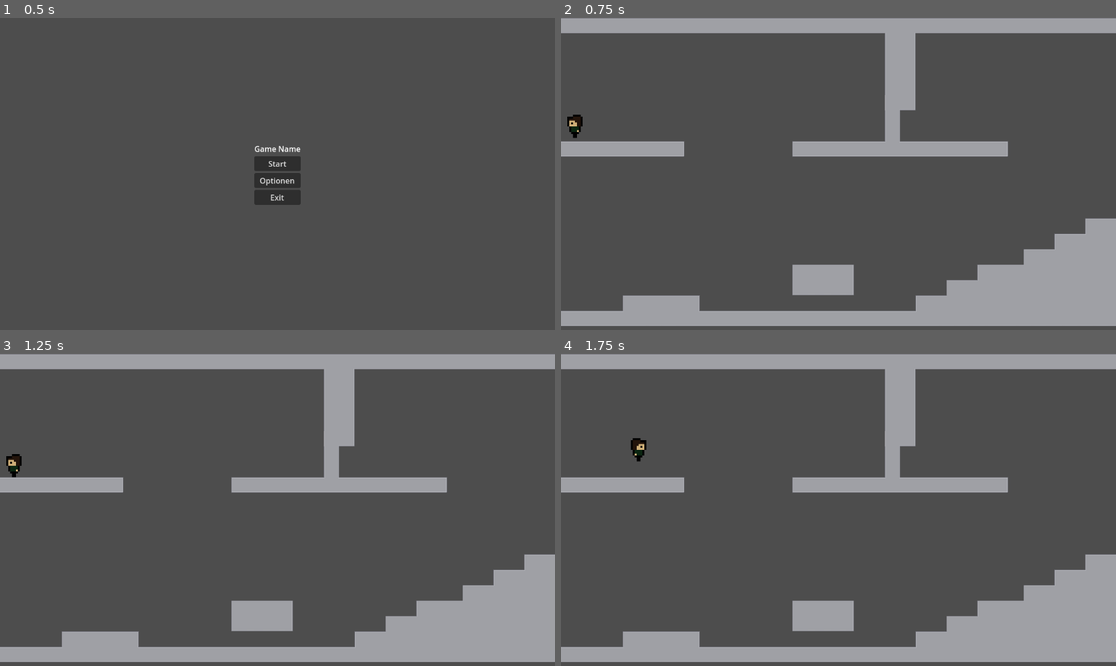
Above: before the commit, frames 1-4 (two rows, left to right).
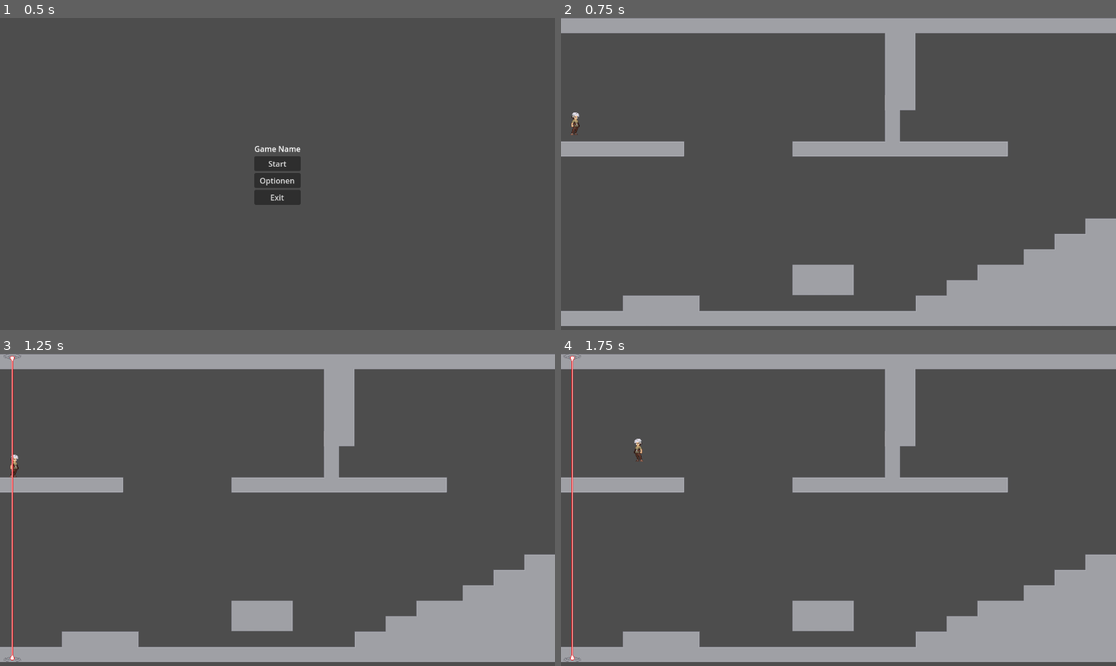
Above: after the commit, the same moments.

Repository: CelerityTAS/RostEntfernerTMLLC
Game: Godot game, scene res://scenes/menus/mainmenu.tscn
Two runs of this game, one before a commit and one after it. Both use one fixed random seed, a clock stepped at 60 frames per second and the inputs below.
Inputs:
- Up to frame 1 (0.5 s): no input
- Up to frame 2 (0.75 s): click "Start" at 0.5 s
- Up to frame 3 (1.25 s): no input
- Up to frame 4 (1.75 s): tap Enter (ui_accept) at 1.25, 1.35 s; hold D (right) from 1.28 s (still down); tap W (jump) at 1.52 s

Frame 1 is identical in both runs. In frame 2, 0.2% of the frame differs, in the area x 1-4%, y 30-39%; in frame 3, 0.5%; in frame 4, 0.6%, in the area x 0-16%, y 0-99%.

Commit message:
added laser and controll node

Diff:
--- /dev/null
+++ b/Rostentferner/scenes/Control.gd
@@ -0,0 +1,14 @@
+extends Control
+
+
+# Called when the node enters the scene tree for the first time.
+func _ready():
+	pass # Replace with function body.
+
+
+# Called every frame. 'delta' is the elapsed time since the previous frame.
+func _process(delta):
+	if Input.is_action_just_pressed("ui_cancel"):
+		get_tree().quit()
+	if Input.is_action_just_pressed("ui_accept"):
+		$"../Laser".reset()
--- a/Rostentferner/scenes/Player/player.tscn
+++ b/Rostentferner/scenes/Player/player.tscn
@@ -1,14 +1,15 @@
-[gd_scene load_steps=9 format=3 uid="uid://cg1uasgjkiile"]
+[gd_scene load_steps=10 format=3 uid="uid://cg1uasgjkiile"]
 
 [ext_resource type="Script" path="res://scenes/Player/player.gd" id="1_2723d"]
 [ext_resource type="Texture2D" uid="uid://c04y7h854hf0k" path="res://assets/cutielinks_1.png" id="2_bpacy"]
 [ext_resource type="Script" path="res://scenes/Player/StateHandler.gd" id="3_30vb3"]
+[ext_resource type="Texture2D" uid="uid://d2el70ytw88s5" path="res://assets/Characters.png" id="3_636pv"]
 [ext_resource type="Script" path="res://scenes/Player/normal.gd" id="4_b74j0"]
 [ext_resource type="Script" path="res://scenes/Player/air.gd" id="5_ru84c"]
 [ext_resource type="Script" path="res://scenes/Player/wall.gd" id="6_sn0v2"]
 
 [sub_resource type="RectangleShape2D" id="RectangleShape2D_l1dds"]
-size = Vector2(31, 48)
+size = Vector2(22, 47)
 
 [sub_resource type="SpriteFrames" id="SpriteFrames_mnb03"]
 animations = [{
@@ -19,19 +20,25 @@
 "loop": true,
 "name": &"default",
 "speed": 5.0
+}, {
+"frames": [{
+"duration": 1.0,
+"texture": ExtResource("3_636pv")
+}],
+"loop": true,
+"name": &"new_animation",
+"speed": 5.0
 }]
 
 [node name="player" type="CharacterBody2D"]
 script = ExtResource("1_2723d")
 
 [node name="CollisionShape2D" type="CollisionShape2D" parent="."]
-position = Vector2(0.5, 6)
 shape = SubResource("RectangleShape2D_l1dds")
 
 [node name="AnimatedSprite2D" type="AnimatedSprite2D" parent="."]
-position = Vector2(0, -2)
-scale = Vector2(4, 4)
 sprite_frames = SubResource("SpriteFrames_mnb03")
+animation = &"new_animation"
 
 [node name="StateHandler" type="Node" parent="."]
 script = ExtResource("3_30vb3")
--- a/Rostentferner/scenes/game.tscn
+++ b/Rostentferner/scenes/game.tscn
@@ -1,8 +1,9 @@
-[gd_scene load_steps=6 format=3 uid="uid://bdluft7184888"]
+[gd_scene load_steps=7 format=3 uid="uid://bdluft7184888"]
 
 [ext_resource type="PackedScene" uid="uid://cg1uasgjkiile" path="res://scenes/Player/player.tscn" id="1_rcv1w"]
 [ext_resource type="Texture2D" uid="uid://svcewahfr84a" path="res://assets/tilemap.png" id="2_6mxba"]
 [ext_resource type="PackedScene" uid="uid://bb0q6wps5jjjp" path="res://scenes/laser.tscn" id="3_mt6td"]
+[ext_resource type="Script" path="res://scenes/Control.gd" id="4_dmsl0"]
 
 [sub_resource type="TileSetAtlasSource" id="TileSetAtlasSource_1rrkh"]
 texture = ExtResource("2_6mxba")
@@ -838,3 +839,11 @@
 position = Vector2(0, 4)
 
 [node name="Laser" parent="." instance=ExtResource("3_mt6td")]
+position = Vector2(-598, 0)
+
+[node name="Control" type="Control" parent="."]
+layout_mode = 3
+anchors_preset = 0
+offset_right = 40.0
+offset_bottom = 40.0
+script = ExtResource("4_dmsl0")
--- a/Rostentferner/scenes/laser.gd
+++ b/Rostentferner/scenes/laser.gd
@@ -1,18 +1,34 @@
 extends Area2D
-@onready var colission = $Collision
 var trackedPos = []
 var lastTrackedPos = []
+var step = 0
+@export var baseSpeed = 30
 @onready var player = $"../player"
+@onready var timer = $Timer
+var nextMove = 0
 
 # Called when the node enters the scene tree for the first time.
 func _ready():
 	pass # Replace with function body.
 
-
+func reset():
+	lastTrackedPos = trackedPos
+	position.x = -598
+	step = 0
 # Called every frame. 'delta' is the elapsed time since the previous frame.
 func _process(delta):
-	pass
+	position.x += nextMove*4*delta
+
+
+	for body in get_overlapping_bodies():
+		if body.has_function("die"):
+			body.die()
 
 
 func _on_timer_timeout():
-	trackedPos.append(player.poaition.x)
+	trackedPos.append(player.position.x)
+	step += 1
+	if step<lastTrackedPos.size():
+		nextMove = lastTrackedPos[step]-position.x
+	else:
+		nextMove = baseSpeed
--- a/Rostentferner/scenes/laser.tscn
+++ b/Rostentferner/scenes/laser.tscn
@@ -1,16 +1,68 @@
-[gd_scene load_steps=3 format=3 uid="uid://bb0q6wps5jjjp"]
+[gd_scene load_steps=7 format=3 uid="uid://bb0q6wps5jjjp"]
 
 [ext_resource type="Script" path="res://scenes/laser.gd" id="1_vsiw5"]
+[ext_resource type="Texture2D" uid="uid://b440on5y53a47" path="res://assets/Laser.png" id="2_sxowj"]
 
 [sub_resource type="RectangleShape2D" id="RectangleShape2D_841kv"]
+size = Vector2(73, 20)
+
+[sub_resource type="AtlasTexture" id="AtlasTexture_k476r"]
+atlas = ExtResource("2_sxowj")
+region = Rect2(0, 0, 37, 640)
+
+[sub_resource type="AtlasTexture" id="AtlasTexture_0t55s"]
+atlas = ExtResource("2_sxowj")
+region = Rect2(38, 0, 37, 640)
+
+[sub_resource type="SpriteFrames" id="SpriteFrames_qdl3m"]
+animations = [{
+"frames": [{
+"duration": 1.0,
+"texture": SubResource("AtlasTexture_k476r")
+}, {
+"duration": 1.0,
+"texture": SubResource("AtlasTexture_k476r")
+}, {
+"duration": 1.0,
+"texture": SubResource("AtlasTexture_0t55s")
+}, {
+"duration": 1.0,
+"texture": SubResource("AtlasTexture_k476r")
+}, {
+"duration": 1.0,
+"texture": SubResource("AtlasTexture_0t55s")
+}, {
+"duration": 1.0,
+"texture": SubResource("AtlasTexture_0t55s")
+}, {
+"duration": 1.0,
+"texture": SubResource("AtlasTexture_k476r")
+}, {
+"duration": 1.0,
+"texture": SubResource("AtlasTexture_0t55s")
+}],
+"loop": true,
+"name": &"default",
+"speed": 30.0
+}]
 
 [node name="Laser" type="Area2D"]
+collision_layer = 0
+collision_mask = 2
 script = ExtResource("1_vsiw5")
 
 [node name="Collision" type="CollisionShape2D" parent="."]
+visible = false
+position = Vector2(-35.5, 0)
 scale = Vector2(1, 40)
 shape = SubResource("RectangleShape2D_841kv")
 
 [node name="Timer" type="Timer" parent="."]
+wait_time = 0.25
+autostart = true
+
+[node name="AnimatedSprite2D" type="AnimatedSprite2D" parent="."]
+sprite_frames = SubResource("SpriteFrames_qdl3m")
+frame_progress = 0.543474
 
 [connection signal="timeout" from="Timer" to="." method="_on_timer_timeout"]
Binary file added: Rostentferner/assets/Characters.png
Not shown, added: Rostentferner/assets/Characters.png.import
Binary file added: Rostentferner/assets/Laser.png
Not shown, added: Rostentferner/assets/Laser.png.import
